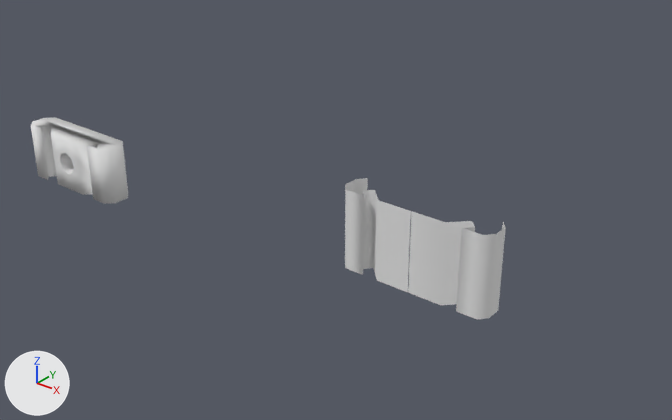
One commit to the OBJ model model/components/131337.obj: the scene before it, then after it.
The view is the same before and after, from a 50 mm lens placed at (575.0, -399.0, 310.0), pointed at (158.0, 122.0, -13.0). The axes (+X, +Y, +Z) are drawn at lower left. The lights are the same throughout. Where no turn or scale is listed for an object, it has been applied to the vertices.
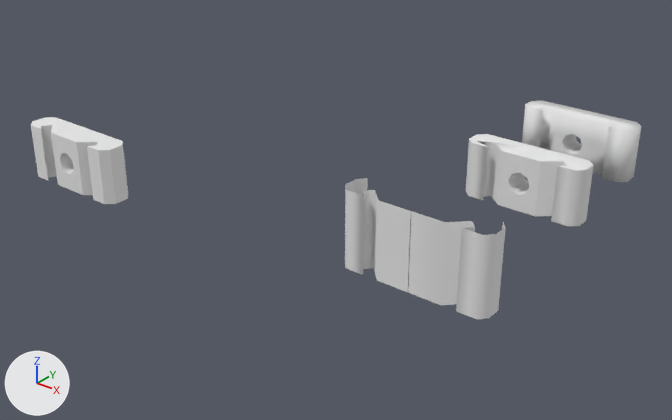
Scene script edits in JSON lines:
```json
{"block": "me_plane004", "where": "# used by ob_plane004; location = (0.0, 0.0, 0.0)"}
{"op": "remove", "block": "me_plane004", "code": "me_plane004.from_pydata(...)  # 104 vertices, 80 faces; spans x -47.7..47.7, y -11.6..11.6, z 7.6..50.8"}
{"op": "add", "block": "me_plane004", "code": "me_plane004.from_pydata(...)  # 31936 vertices, 31936 faces; spans x -47.7..47.7, y -11.6..11.6, z 7.0..51.0"}
{"block": "me_plane004", "change": "me_plane004 part 1: 4 vertices moved within x -6.4..47.7, y -11.6..11.6, z 22.8..50.8; 83 vertices removed from x -47.7..47.7, y -11.6..11.6, z 7.6..50.8; 31915 vertices added at x -47.7..47.7, y -11.6..11.6, z 7.0..51.0"}
{"block": "me_plane004", "change": "me_plane004 part 2: the surface is now shaded flat"}
{"op": "add", "block": "me_plane009", "code": ["me_plane009 = bpy.data.meshes.new('Plane009')", "me_plane009.from_pydata(...)  # 110 vertices, 97 faces; spans x 237.9..333.3, y 268.4..291.7, z 7.2..51.1", "me_plane009.materials.append(mat_wire_143225087)  # white #e7e7e7"]}
{"op": "add", "block": "me_plane008", "code": ["me_plane008 = bpy.data.meshes.new('Plane008')", "me_plane008.from_pydata(...)  # 201 vertices, 176 faces; spans x 242.2..337.6, y 172.1..195.4, z 7.2..51.1", "me_plane008.materials.append(mat_wire_143225087)  # white #e7e7e7"]}
{"op": "add", "block": "ob_plane009", "code": ["ob_plane009 = bpy.data.objects.new('Plane009', me_plane009)", "ob_plane009.location = (0.0, 0.0, 0.0)"]}
{"op": "add", "block": "ob_plane008", "code": ["ob_plane008 = bpy.data.objects.new('Plane008', me_plane008)", "ob_plane008.location = (0.0, 0.0, 0.0)"]}
```

What differs and where, as boxes (x1, y1, x2, y2) in the pictures (672 x 420 px):
```json
{"object": "Plane008", "change": "added", "after": [466, 134, 593, 226]}
{"object": "Plane009", "change": "added", "after": [522, 100, 641, 182]}
{"part": 1, "of": "me_plane004", "change": "built on", "before": [31, 117, 128, 204], "after": [31, 117, 128, 204]}
```
